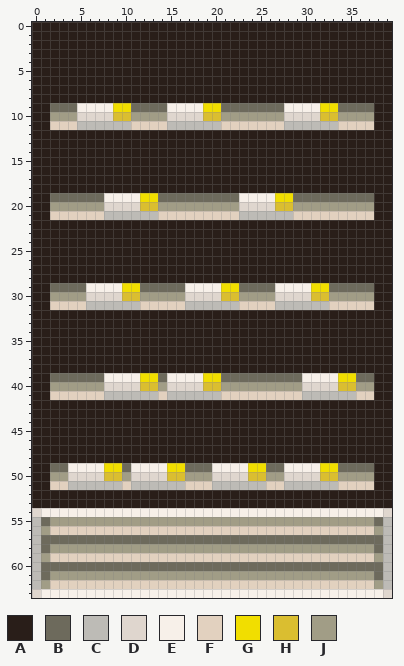
One commit to this pixel-art file: Sprites/food-cooler-back.aseprite. The picture above is the old version.
40x64 pixels, 1 frame.
Palette (. is transparent): A #291e19  B #6d6a5c  C #bdbbb6  D #dfd6ce  E #f7f0e9  F #e2d1bf  G #f1de00  H #dabe30  J #a19d86
Pixels before (only the part around the change), first column x 0:
 3 AAAAAAAAAAAAAAAAAAAAAAAAAAAAAAAAAAAAAAAA
 4 AAAAAAAAAAAAAAAAAAAAAAAAAAAAAAAAAAAAAAAA
 5 AAAAAAAAAAAAAAAAAAAAAAAAAAAAAAAAAAAAAAAA
 6 AAAAAAAAAAAAAAAAAAAAAAAAAAAAAAAAAAAAAAAA
 7 AAAAAAAAAAAAAAAAAAAAAAAAAAAAAAAAAAAAAAAA
 8 AAAAAAAAAAAAAAAAAAAAAAAAAAAAAAAAAAAAAAAA
 9 AABBBEEEEGGBBBBEEEEGGBBBBBBBEEEEGGBBBBAA
10 AAJJJDDDDHHJJJJDDDDHHJJJJJJJDDDDHHJJJJAA
11 AAFFFCCCCCCFFFFCCCCCCFFFFFFFCCCCCCFFFFAA
12 AAAAAAAAAAAAAAAAAAAAAAAAAAAAAAAAAAAAAAAA
13 AAAAAAAAAAAAAAAAAAAAAAAAAAAAAAAAAAAAAAAA
14 AAAAAAAAAAAAAAAAAAAAAAAAAAAAAAAAAAAAAAAA
15 AAAAAAAAAAAAAAAAAAAAAAAAAAAAAAAAAAAAAAAA
16 AAAAAAAAAAAAAAAAAAAAAAAAAAAAAAAAAAAAAAAA
17 AAAAAAAAAAAAAAAAAAAAAAAAAAAAAAAAAAAAAAAA
18 AAAAAAAAAAAAAAAAAAAAAAAAAAAAAAAAAAAAAAAA
19 AABBBBBBEEEEGGBBBBBBBBBEEEEGGBBBBBBBBBAA
20 AAJJJJJJDDDDHHJJJJJJJJJDDDDHHJJJJJJJJJAA
21 AAFFFFFFCCCCCCFFFFFFFFFCCCCCCFFFFFFFFFAA
22 AAAAAAAAAAAAAAAAAAAAAAAAAAAAAAAAAAAAAAAA
23 AAAAAAAAAAAAAAAAAAAAAAAAAAAAAAAAAAAAAAAA
24 AAAAAAAAAAAAAAAAAAAAAAAAAAAAAAAAAAAAAAAA
25 AAAAAAAAAAAAAAAAAAAAAAAAAAAAAAAAAAAAAAAA
26 AAAAAAAAAAAAAAAAAAAAAAAAAAAAAAAAAAAAAAAA
27 AAAAAAAAAAAAAAAAAAAAAAAAAAAAAAAAAAAAAAAA
28 AAAAAAAAAAAAAAAAAAAAAAAAAAAAAAAAAAAAAAAA
29 AABBBBEEEEGGBBBBBEEEEGGBBBBEEEEGGBBBBBAA
30 AAJJJJDDDDHHJJJJJDDDDHHJJJJDDDDHHJJJJJAA
31 AAFFFFCCCCCCFFFFFCCCCCCFFFFCCCCCCFFFFFAA
32 AAAAAAAAAAAAAAAAAAAAAAAAAAAAAAAAAAAAAAAA
33 AAAAAAAAAAAAAAAAAAAAAAAAAAAAAAAAAAAAAAAA
34 AAAAAAAAAAAAAAAAAAAAAAAAAAAAAAAAAAAAAAAA
35 AAAAAAAAAAAAAAAAAAAAAAAAAAAAAAAAAAAAAAAA
36 AAAAAAAAAAAAAAAAAAAAAAAAAAAAAAAAAAAAAAAA
37 AAAAAAAAAAAAAAAAAAAAAAAAAAAAAAAAAAAAAAAA
38 AAAAAAAAAAAAAAAAAAAAAAAAAAAAAAAAAAAAAAAA
39 AABBBBBBEEEEGGBEEEEGGBBBBBBBBBEEEEGGBBAA
40 AAJJJJJJDDDDHHJDDDDHHJJJJJJJJJDDDDHHJJAA
41 AAFFFFFFCCCCCCFCCCCCCFFFFFFFFFCCCCCCFFAA
42 AAAAAAAAAAAAAAAAAAAAAAAAAAAAAAAAAAAAAAAA
43 AAAAAAAAAAAAAAAAAAAAAAAAAAAAAAAAAAAAAAAA
44 AAAAAAAAAAAAAAAAAAAAAAAAAAAAAAAAAAAAAAAA
45 AAAAAAAAAAAAAAAAAAAAAAAAAAAAAAAAAAAAAAAA
46 AAAAAAAAAAAAAAAAAAAAAAAAAAAAAAAAAAAAAAAA
47 AAAAAAAAAAAAAAAAAAAAAAAAAAAAAAAAAAAAAAAA
48 AAAAAAAAAAAAAAAAAAAAAAAAAAAAAAAAAAAAAAAA
49 AABBEEEEGGBEEEEGGBBBEEEEGGBBEEEEGGBBBBAA
50 AAJJDDDDHHJDDDDHHJJJDDDDHHJJDDDDHHJJJJAA
51 AAFFCCCCCCFCCCCCCFFFCCCCCCFFCCCCCCFFFFAA
52 AAAAAAAAAAAAAAAAAAAAAAAAAAAAAAAAAAAAAAAA
53 AAAAAAAAAAAAAAAAAAAAAAAAAAAAAAAAAAAAAAAA
54 DEEEEEEEEEEEEEEEEEEEEEEEEEEEEEEEEEEEEEED
55 CBJJJJJJJJJJJJJJJJJJJJJJJJJJJJJJJJJJJJBC
56 CJFFFFFFFFFFFFFFFFFFFFFFFFFFFFFFFFFFFFJC
57 CBBBBBBBBBBBBBBBBBBBBBBBBBBBBBBBBBBBBBBC
58 CBJJJJJJJJJJJJJJJJJJJJJJJJJJJJJJJJJJJJBC
59 CJFFFFFFFFFFFFFFFFFFFFFFFFFFFFFFFFFFFFJC
60 CBBBBBBBBBBBBBBBBBBBBBBBBBBBBBBBBBBBBBBC
61 CBJJJJJJJJJJJJJJJJJJJJJJJJJJJJJJJJJJJJBC
Once edited:
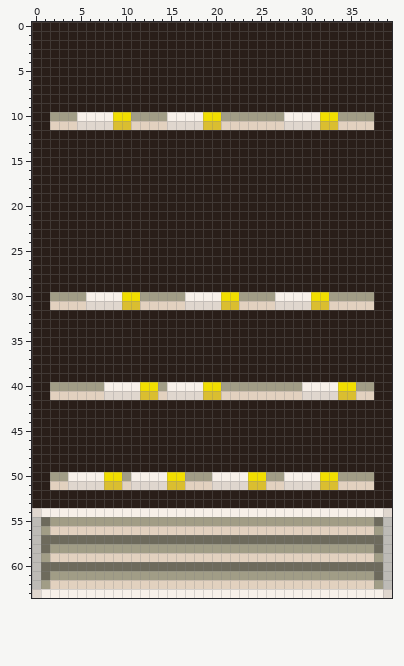
The edit:
y 9: x 2..37 BBBEEEEGGBBBBEEEEGGBBBBBBBEEEEGGBBBB -> AAAAAAAAAAAAAAAAAAAAAAAAAAAAAAAAAAAA
y 10: x 5..10 DDDDHH -> EEEEGG; x 15..20 DDDDHH -> EEEEGG; x 28..33 DDDDHH -> EEEEGG
y 11: x 5..10 CCCCCC -> DDDDHH; x 15..20 CCCCCC -> DDDDHH; x 28..33 CCCCCC -> DDDDHH
y 19: x 2..37 BBBBBBEEEEGGBBBBBBBBBEEEEGGBBBBBBBBB -> AAAAAAAAAAAAAAAAAAAAAAAAAAAAAAAAAAAA
y 20: x 2..37 JJJJJJDDDDHHJJJJJJJJJDDDDHHJJJJJJJJJ -> AAAAAAAAAAAAAAAAAAAAAAAAAAAAAAAAAAAA
y 21: x 2..37 FFFFFFCCCCCCFFFFFFFFFCCCCCCFFFFFFFFF -> AAAAAAAAAAAAAAAAAAAAAAAAAAAAAAAAAAAA
y 29: x 2..37 BBBBEEEEGGBBBBBEEEEGGBBBBEEEEGGBBBBB -> AAAAAAAAAAAAAAAAAAAAAAAAAAAAAAAAAAAA
y 30: x 6..11 DDDDHH -> EEEEGG; x 17..22 DDDDHH -> EEEEGG; x 27..32 DDDDHH -> EEEEGG
y 31: x 6..11 CCCCCC -> DDDDHH; x 17..22 CCCCCC -> DDDDHH; x 27..32 CCCCCC -> DDDDHH
y 39: x 2..37 BBBBBBEEEEGGBEEEEGGBBBBBBBBBEEEEGGBB -> AAAAAAAAAAAAAAAAAAAAAAAAAAAAAAAAAAAA
y 40: x 8..13 DDDDHH -> EEEEGG; x 15..20 DDDDHH -> EEEEGG; x 30..35 DDDDHH -> EEEEGG
y 41: x 8..13 CCCCCC -> DDDDHH; x 15..20 CCCCCC -> DDDDHH; x 30..35 CCCCCC -> DDDDHH
y 49: x 2..37 BBEEEEGGBEEEEGGBBBEEEEGGBBEEEEGGBBBB -> AAAAAAAAAAAAAAAAAAAAAAAAAAAAAAAAAAAA
y 50: x 4..9 DDDDHH -> EEEEGG; x 11..16 DDDDHH -> EEEEGG; x 20..25 DDDDHH -> EEEEGG; x 28..33 DDDDHH -> EEEEGG
y 51: x 4..9 CCCCCC -> DDDDHH; x 11..16 CCCCCC -> DDDDHH; x 20..25 CCCCCC -> DDDDHH; x 28..33 CCCCCC -> DDDDHH
